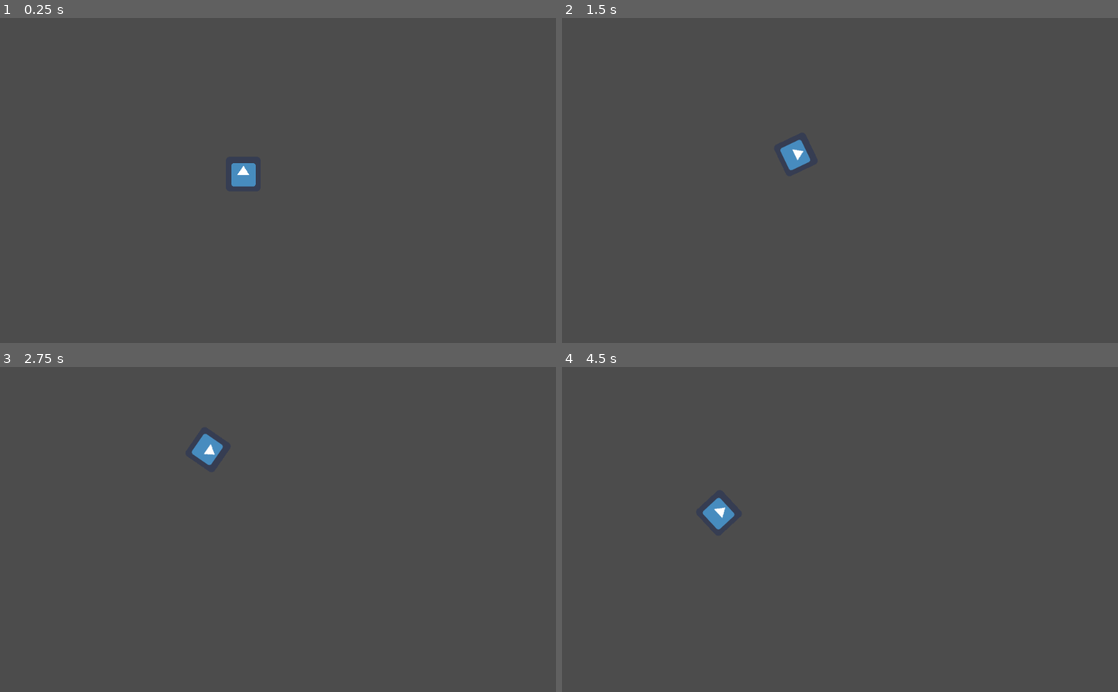
Above: before the commit, frames 1-4 (two rows, left to right).
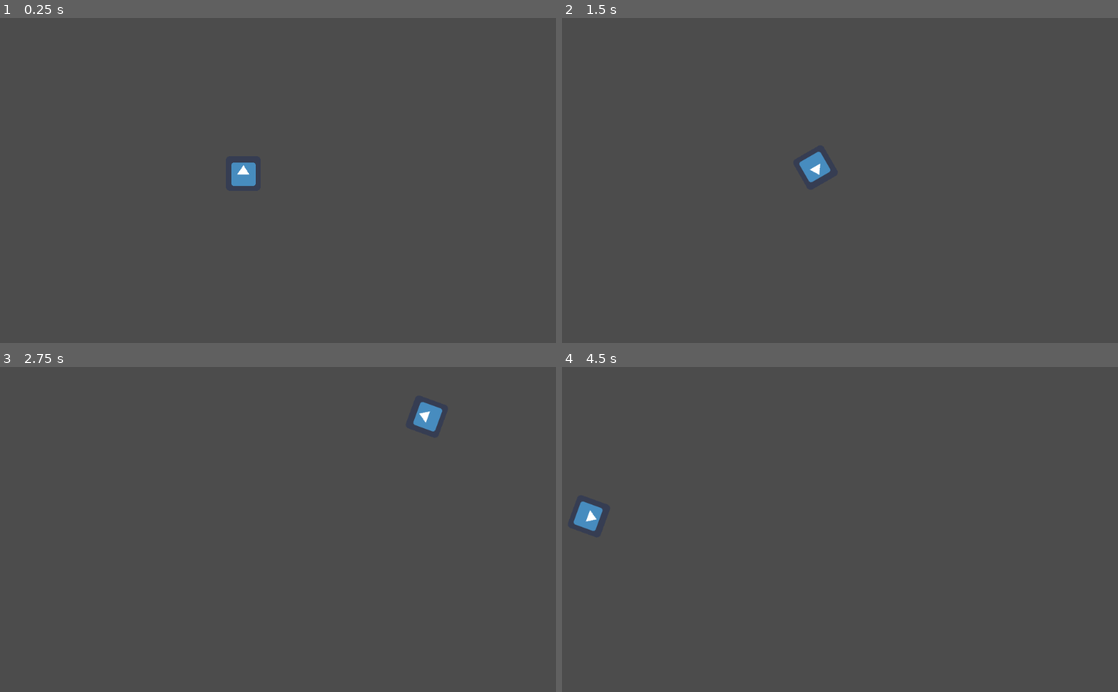
Above: after the commit, the same moments.

Repository: eugene-nguyen/NotAsteroids
Game: Godot game, scene res://World.tscn
Two runs of this game, one before a commit and one after it. Both use one fixed random seed, a clock stepped at 60 frames per second and the inputs below. The engine's default icon, where the game draws it, is replaced by a stand-in: a white triangle on a blue panel in a dark square.
Inputs:
- Up to frame 1 (0.25 s): no input
- Up to frame 2 (1.5 s): tap Enter at 0.5 s; hold Right (ui_right) 0.53-1.28 s; hold Down (ui_down) from 1.28 s (still down)
- Up to frame 3 (2.75 s): release Down (ui_down) at 2.03 s; hold Right (ui_right) from 2.03 s (still down)
- Up to frame 4 (4.5 s): release Right (ui_right) at 2.78 s; hold Up (ui_up) 2.78-3.53 s; hold Left (ui_left) from 3.53 s (still down)

The runs differ from the first frame. In frame 1, less than 0.1% of the frame differs, in the area x 41-46%, y 44-52%; in frame 2, 0.6%; in frame 3, 0.7%; in frame 4, 0.7%, in the area x 2-32%, y 40-51%.

Commit message:
FULL ASTEROIDS MOVEMENT!
shamelessly watched this video which is a tutorial on how to fully replicate asteroids movement in the first place, so y'know
https://www.youtube.com/watch?v=mCLAmjqnyTA

Diff:
--- a/KinematicBody2D.gd
+++ b/KinematicBody2D.gd
@@ -1,26 +1,35 @@
 extends KinematicBody2D
-# This script controls movement.
 
-export (int) var speed = 200
-export (float) var rotation_speed = 1.5
+export (int) var turn_speed = 180
+export (int) var move_speed = 150
+export (float) var acceleration = 0.05
+export (float) var deceleration = 0.01
 
-var velocity = Vector2()
-var rotation_dir = 0
+var motion = Vector2(0, 0)
 
-func get_input():
-	rotation_dir = 0
-	velocity = Vector2()
-	if Input.is_action_pressed("ui_right"):
-		rotation_dir += 1
+var screen_size
+var screen_buffer = 8
+
+func get_input(delta, move_direction):
 	if Input.is_action_pressed("ui_left"):
-		rotation_dir -= 1
-	if Input.is_action_pressed('ui_down'):
-		velocity = Vector2(-speed, 0).rotated(rotation)
-	if Input.is_action_pressed('ui_up'):
-		velocity = Vector2(speed, 0).rotated(rotation)
+		rotation_degrees -= turn_speed * delta
+	elif Input.is_action_pressed("ui_right"):
+		rotation_degrees += turn_speed * delta
 
+	if Input.is_action_pressed("ui_up"):
+		motion = motion.linear_interpolate(move_direction, acceleration)
+	elif Input.is_action_pressed("ui_down"):
+		motion = motion.linear_interpolate(-move_direction, acceleration)
+	else:
+		motion = motion.linear_interpolate(Vector2(0, 0), deceleration)
 
-func _physics_process(delta):
-	get_input()
-	rotation += rotation_dir * rotation_speed * delta
-	velocity = move_and_slide(velocity)
+func _ready():
+	screen_size = get_viewport_rect().size
+
+func _process(delta):
+	var move_direction = Vector2(1,0).rotated(rotation)
+	get_input(delta, move_direction)
+
+	position += motion * move_speed * delta
+	position.x = wrapf(position.x, -screen_buffer, screen_size.x + screen_buffer)
+	position.y = wrapf(position.y, -screen_buffer, screen_size.y + screen_buffer)
--- a/World.tscn
+++ b/World.tscn
@@ -6,11 +6,13 @@
 [node name="World" type="Node"]
 
 [node name="KinematicBody2D" type="KinematicBody2D" parent="."]
-position = Vector2( 448, 288 )
+position = Vector2( 448, 287 )
 script = ExtResource( 2 )
 __meta__ = {
 "_edit_group_": true
 }
+turn_speed = 200
+move_speed = 400
 
 [node name="Sprite" type="Sprite" parent="KinematicBody2D"]
 texture = ExtResource( 1 )
